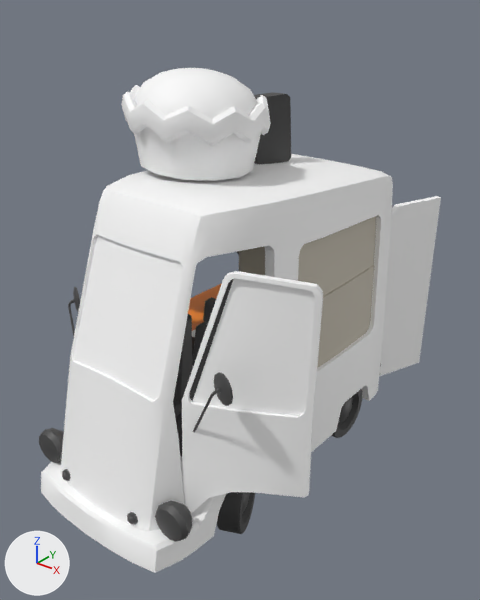
Two versions of the FBX model Assets/Art/Models/Trucks/Cupcaketruck.fbx, one commit apart.
Both versions are drawn from a camera (50 mm lens) standing at (3.59, -0.77, 4.41) and looking at (0.09, 3.61, 1.69). Lighting does not change. The marker at lower left points along +X, +Y and +Z. Where no turn or scale is listed for an object, it has been applied to the vertices.

Names of what the first picture shows: 'body_iceCreamTruckDetailsGlass_0'.
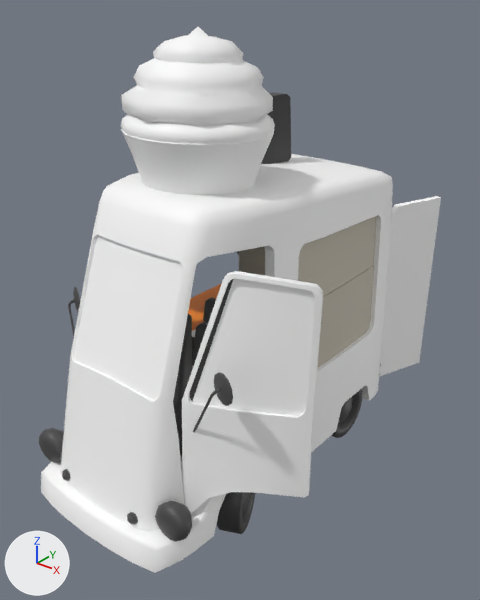
The newer file is also turned or shifted as a whole; pictures and numbers use the older file's frame.

What differs and where, as boxes (x1, y1, x2, y2) in the pictures (480 x 600 px):
'body_iceCreamTruckDetailsGlass_0', reshaped (8% taller): before (39, 68, 441, 573); after (39, 26, 441, 573)
part 1 of me_013_0_13_002, rebuilt: before (134, 127, 261, 181); after (121, 114, 275, 195)
part 2 of me_013_0_13_002, cut back: before (121, 68, 271, 146); after (121, 26, 273, 126)
part 3 of me_013_0_13_002, surface changed: before (257, 95, 271, 135); after (123, 36, 264, 122)

The change in detail:
me_013_0_13_002 is used by ob_body_icecreamtruckdetailsglass_0; location (0.0, 3.71, 0.22).
me_013_0_13_002 had 3010 vertices, 3027 faces and spanned x -1.4..1.51, y -2.03..2.17, z -0.28..3.52.
me_013_0_13_002 now has 2955 vertices, 2990 faces and spans x -1.4..1.51, y -2.03..2.17, z -0.28..3.86.
me_013_0_13_002 part 1: the loose piece of 24 vertices spanning x -0.83..0.32, y -0.82..0.33, z 2.69..3.24 is rebuilt with 133 vertices and now spans x -0.64..0.59, y -1.09..0.14, z 2.65..3.26.
Part 2, on me_013_0_13_002:
198 vertices are removed from x -0.88..0.37, y -0.86..0.31, z 2.99..3.52.
213 faces are deleted.
47 vertices move from x -0.74..0.34, y -0.25..0.38, z 2.98..3.33 to x -0.61..0.46, y -1.06..0.04, z 3.2..3.79.
34 vertices are added at x -0.54..0.57, y -1.05..0.12, z 3.17..3.86.
65 new faces join them.
me_013_0_13_002 part 3: 23 kept faces spanning x -0.61..0.46, y -1.06..0.04, z 3.2..3.79 get new texture (UV) coordinates.
